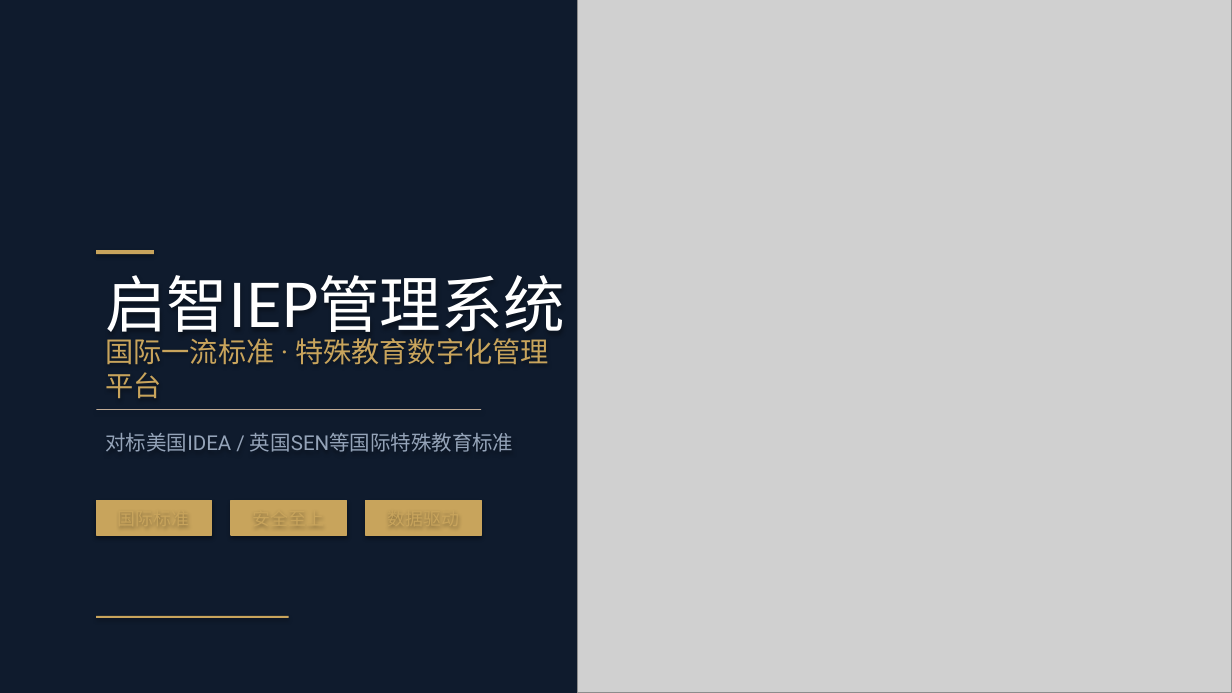
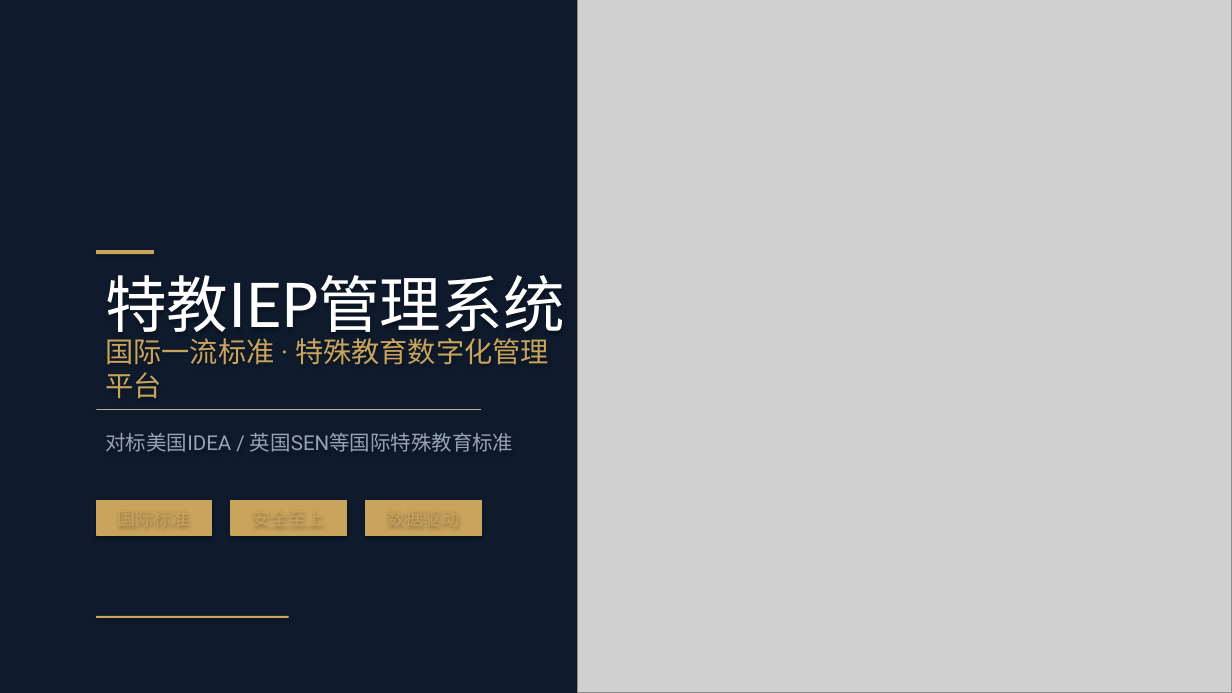
Before and after one commit to dg13788/iep-system, a slide deck: slide 1 of ppt/iep_demo_v2.pptx. Drawn at 1232x693 pixels with LibreOffice and Linux fonts; fonts in the diff are those of the drawing; grey boxes stand for pictures. Boxes give left, top, right and bottom in pixels: in the first picture for what was removed or moved away, otherwise in the second. Text is boxed around its words. In the diff, an @@ line names an element or a change of style, - is before the commit and + after.

Commit message:
chore: unify author identity as 特教IEP

```diff
--- a/ppt/iep_demo_v2.pptx
+++ b/ppt/iep_demo_v2.pptx
@@ text at [105, 275, 564, 343]: text changed @@
-启智IEP管理系统
+特教IEP管理系统
```
Also in this commit, not shown: 15 other slides changed, 12 other files.
